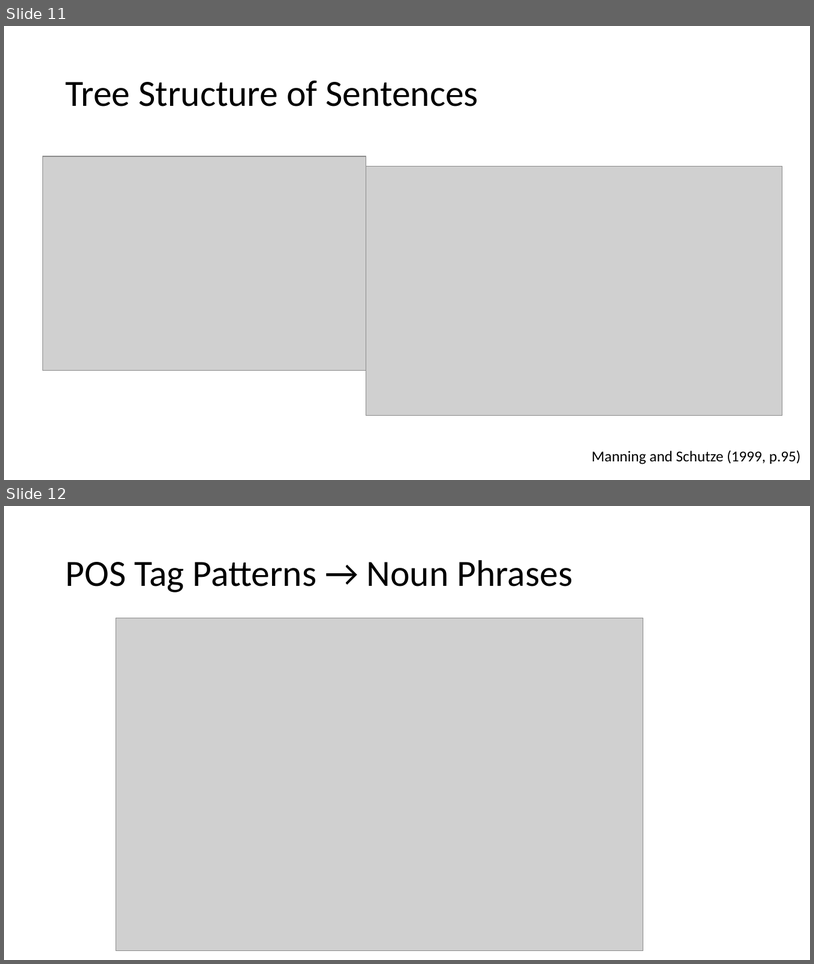
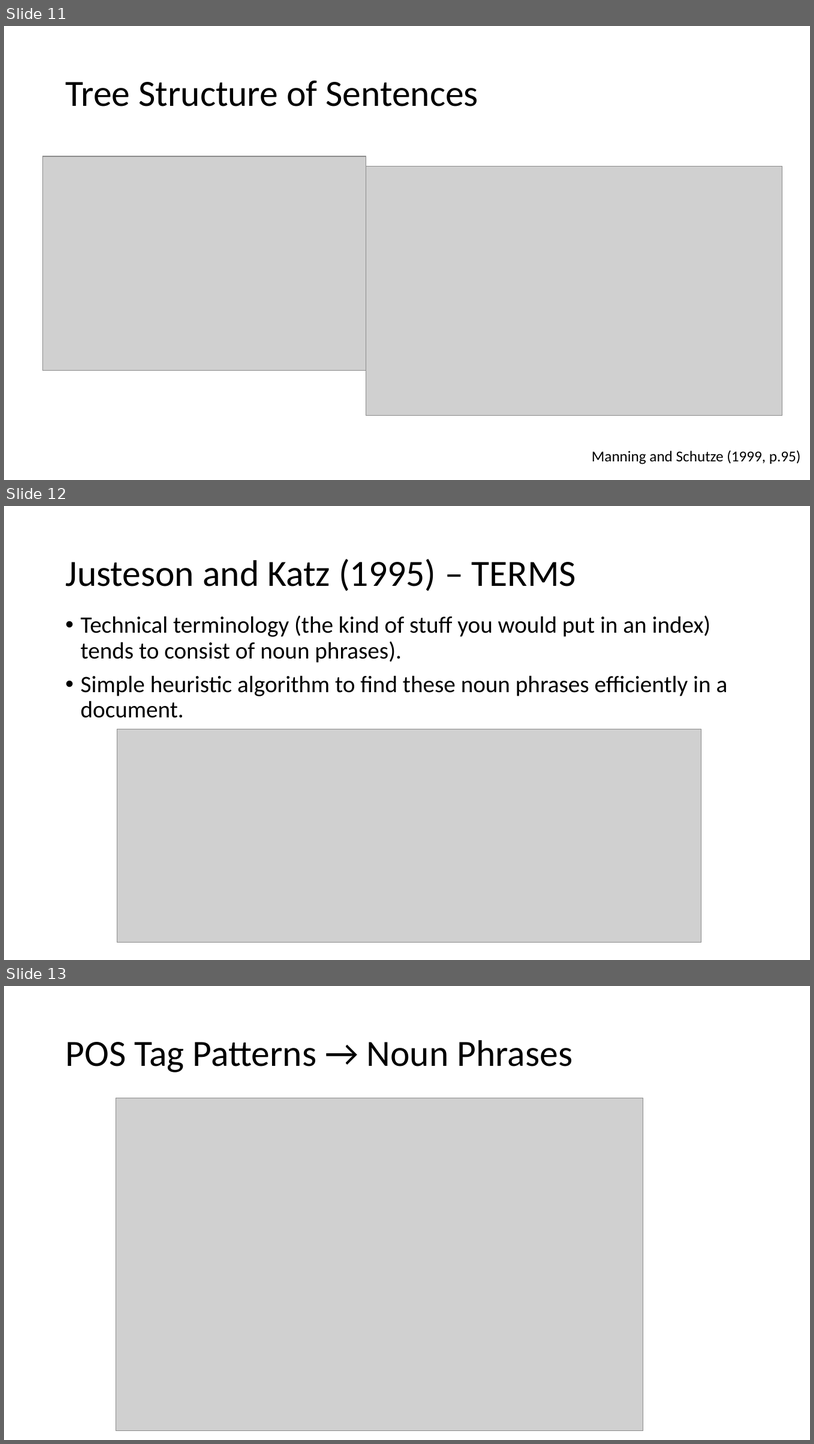
Before and after one commit to matthewjdenny/PPOL_628_Text_As_Data, a slide deck: Lectures/Class_4.pptx. Shown one above the other, each under a label of ours: slides 11 and 12 before the commit, slides 11, 12 and 13 after it. The pictures are 814x964 and 814x1444 pixels, drawn with LibreOffice and Linux fonts; fonts in the diff are those of the drawing; grey boxes stand for pictures. Boxes give left, top, right and bottom in pixels: in the first picture for what was removed or moved away, otherwise in the second. Text is boxed around its words. In the diff, an @@ line names an element or a change of style, - is before the commit and + after.

Commit message:
updated slides

```diff
--- a/Lectures/Class_4.pptx
+++ b/Lectures/Class_4.pptx
@@ slide 12 added at (4,506,810,960), background #FFFFFF @@
@@ title added at (65,559,576,591), 44 pt, text #000000 @@
+Justeson and Katz (1995) – TERMS
@@ text added at (81,615,728,718), 28 pt, text #000000 @@
+• Technical terminology (the kind of stuff you would put in an index) tends to consist of noun phrases).
+• Simple heuristic algorithm to find these noun phrases efficiently in a document.
@@ picture added at (117,729,702,942) @@
@@ what was slide 12 is now slide 13 @@
```
Also in this commit, not shown: 1 other file.
